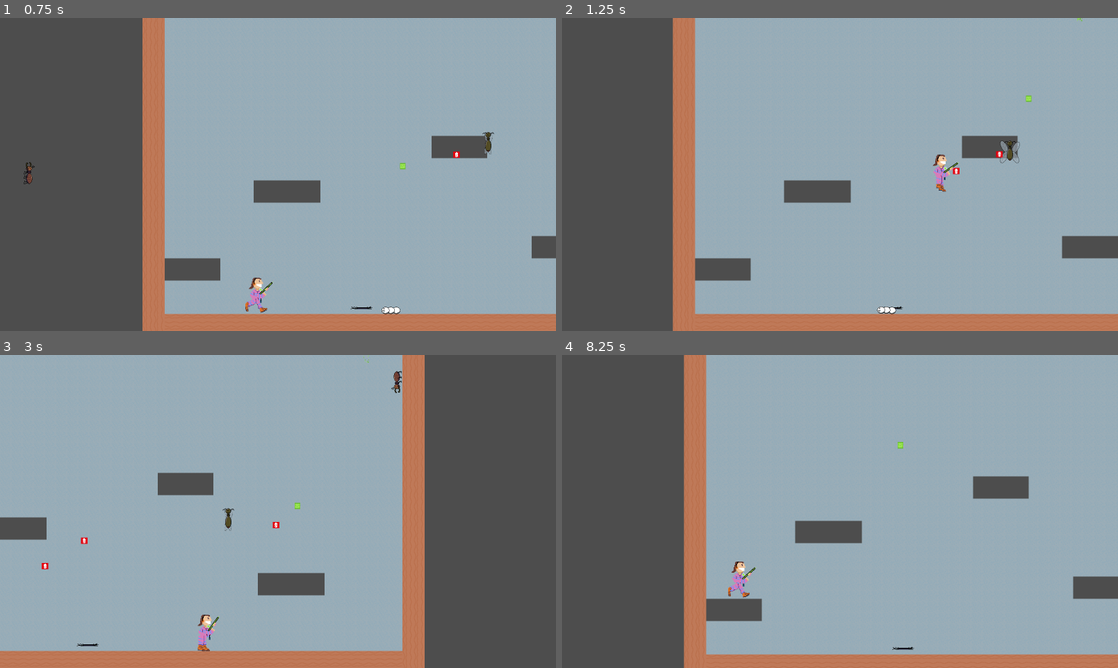
Above: before the commit, frames 1-4 (two rows, left to right).
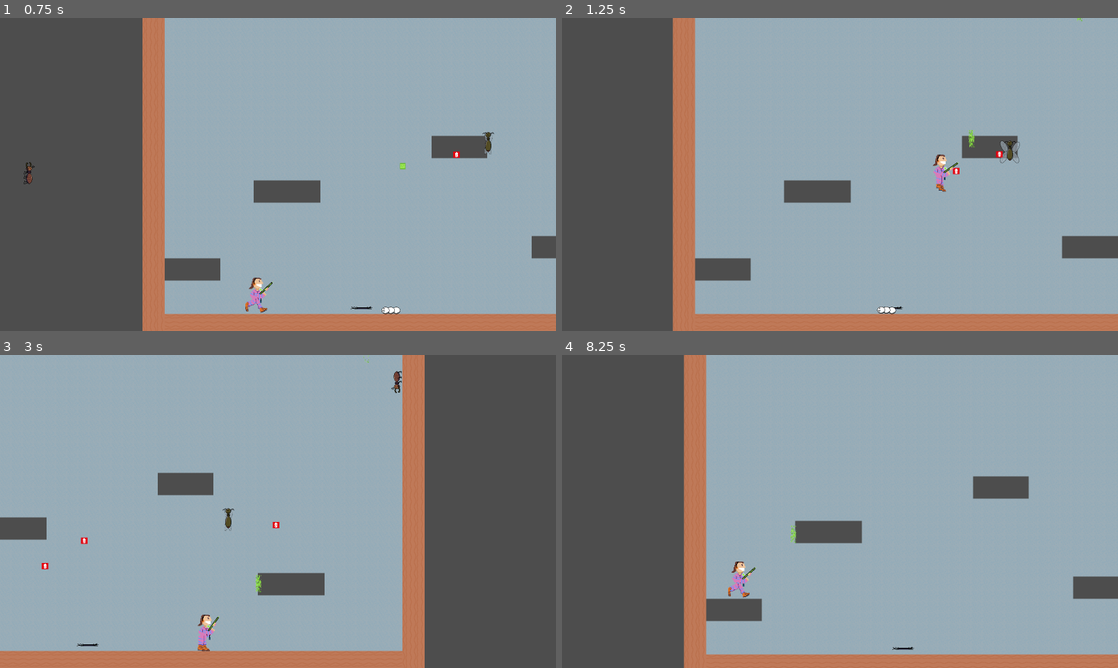
Above: after the commit, the same moments.

Repository: deruitda/ludum-dare-56
Game: Godot game, scene res://scenes/levels/termite_extermination_andrew.tscn
Same seed, same stepped clock (60 frames per second), same inputs: the game is played once before the commit and once after it.
Inputs (mouse positions are in pixels of both pictures, inside the frame that each line leads up to):
- Up to frame 1 (0.75 s): move the mouse to (400, 158) at 0.52 s; press the mouse at (400, 158) at 0.53 s; hold D (move_right) from 0.53 s (still down)
- Up to frame 2 (1.25 s): keep holding D (move_right); tap Space (jump) at 0.77, 1.07 s
- Up to frame 3 (3 s): move the mouse to (166, 527) at 1.27 s; release the mouse at (166, 527) at 1.28 s; click (166, 527) at 1.35 s; tap Space (jump) at 1.52, 1.82 s; move the mouse to (333, 442) at 2.02 s; release D (move_right) at 2.03 s; press the mouse at (333, 442) at 2.03 s; hold A (move_left) 2.03-2.78 s; move the mouse to (250, 574) at 2.77 s; release the mouse at (250, 574) at 2.78 s; hold D (move_right) from 2.78 s (still down); click (250, 574) at 2.85 s
- Up to frame 4 (8.25 s): tap Space (jump) at 3.02, 3.32, 3.77, 4.07, 4.52, 4.82, 6.02, 6.32, 6.77, 7.07, 7.52, 7.82 s; move the mouse to (1006, 558) at 3.52 s; press the mouse at (1006, 558) at 3.53 s; move the mouse to (673, 464) at 4.27 s; release D (move_right) at 4.28 s; release the mouse at (673, 464) at 4.28 s; hold A (move_left) 4.28-5.03 s; click (673, 464) at 4.35 s; move the mouse to (867, 511) at 5.02 s; press the mouse at (867, 511) at 5.03 s; hold D (move_right) 5.03-5.78 s; move the mouse to (756, 433) at 5.77 s; release the mouse at (756, 433) at 5.78 s; hold A (move_left) 5.78-7.28 s; click (756, 433) at 5.85 s; move the mouse to (962, 495) at 6.52 s; press the mouse at (962, 495) at 6.53 s; move the mouse to (728, 527) at 7.27 s; release the mouse at (728, 527) at 7.28 s; hold D (move_right) from 7.28 s (still down); click (728, 527) at 7.35 s; move the mouse to (895, 442) at 8.02 s; press the mouse at (895, 442) at 8.03 s

Frame 1 is identical in both runs. In frame 2, less than 0.1% of the frame differs, in the area x 73-85%, y 24-42%; in frame 3, less than 0.1%; in frame 4, less than 0.1%.

Commit message:
runnin back

Diff:
--- a/scenes/enemies/termite_bullet.tscn
+++ b/scenes/enemies/termite_bullet.tscn
@@ -7,7 +7,7 @@
 
 [node name="TermiteBullet" type="Area2D"]
 collision_layer = 64
-collision_mask = 22
+collision_mask = 278
 script = ExtResource("1_8evh1")
 speed = 200.0
 
--- a/scenes/player/gun/bullet.tscn
+++ b/scenes/player/gun/bullet.tscn
@@ -64,7 +64,7 @@
 
 [node name="Bullet" type="Area2D" node_paths=PackedStringArray("animSprite")]
 collision_layer = 32
-collision_mask = 134
+collision_mask = 390
 script = ExtResource("1_cdvcq")
 animSprite = NodePath("AnimatedSprite2D")
 
--- a/scenes/player/player.gd
+++ b/scenes/player/player.gd
@@ -20,8 +20,6 @@
 
 @export var lower_body_sprite: AnimatedSprite2D
 @export var velocity_component: VelocityComponent
-
-@onready var is_falling_through = false
 
 @onready var wall_grace_timer = 0.0  # Timer for wall grace period
 @export var wall_grace_period: float = 0.2
@@ -127,8 +125,6 @@
 	else:
 		is_idle = false
 
-	set_fall_through_state()
-
 
 func handle_lower_body_sprite_animation()->void:
 	if is_running and lower_body_sprite.animation != "running":
@@ -170,35 +166,3 @@
 func _on_damage_applied() -> void:
 	print("damage")
 	pass # Replace with function body.
-
-func is_colliding_with_layer(layer: int) -> bool:
-	for i in range(get_slide_collision_count()):
-		var collision = get_slide_collision(i)
-		var collider = collision.get_collider()
-
-		if collider and collider is PhysicsBody2D:  # Ensure the collider is a physics body
-			if collider.get_collision_layer_bit(layer):
-				return true
-		elif collider is TileMap:  # If it's a TileMap, check the TileMap's layer or other properties
-			# Add specific checks for TileMap if needed
-			# TileMaps don't directly have collision layers like PhysicsBody2D
-			return true  # Or handle specific checks for TileMap here
-	return false
-
-func set_fall_through_state() -> void:
-	pass
-	#if velocity_component.is_traveling_up || is_on_floor():
-		#fall_through()
-	#elif is_falling_through :
-		#cancel_fall_through()
-		#if is_colliding_with_layer(9):
-			#fall_through()
-
-func fall_through() -> void:
-	# set off for platform
-	is_falling_through = true
-	set_collision_mask_value(9, false)
-
-func cancel_fall_through() -> void:
-	is_falling_through = false
-	set_collision_mask_value(9, true)
